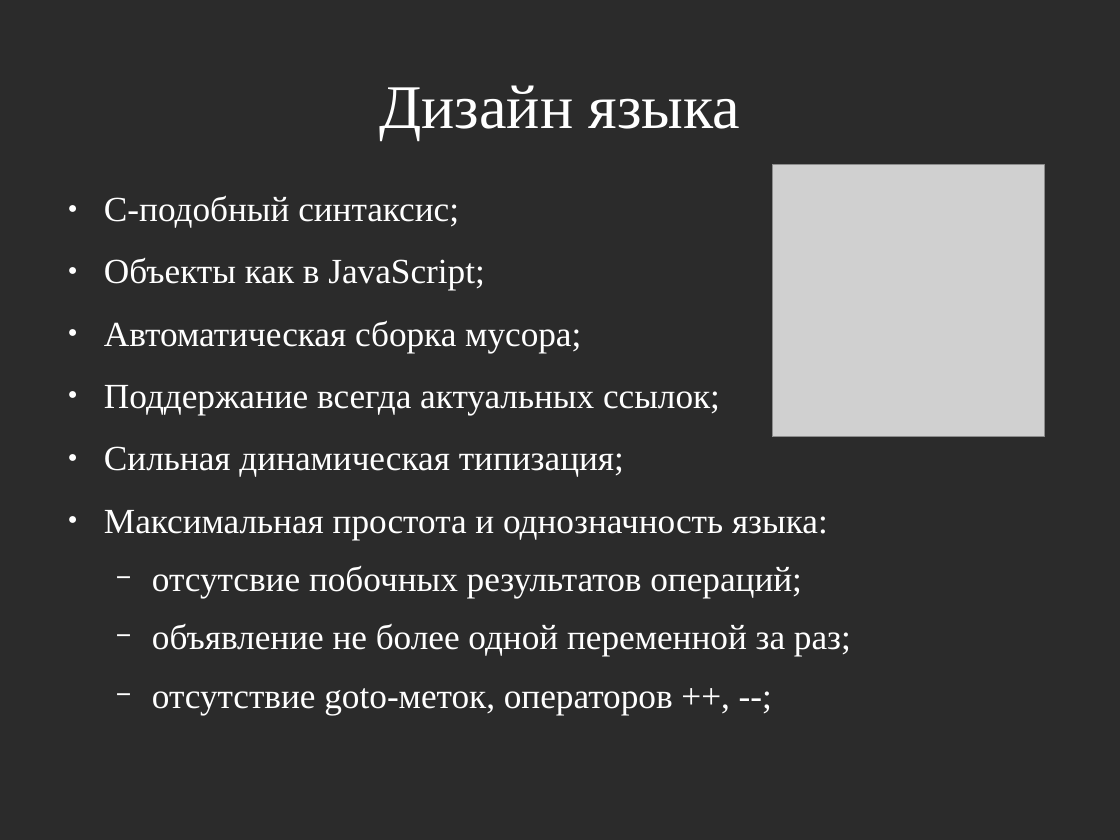
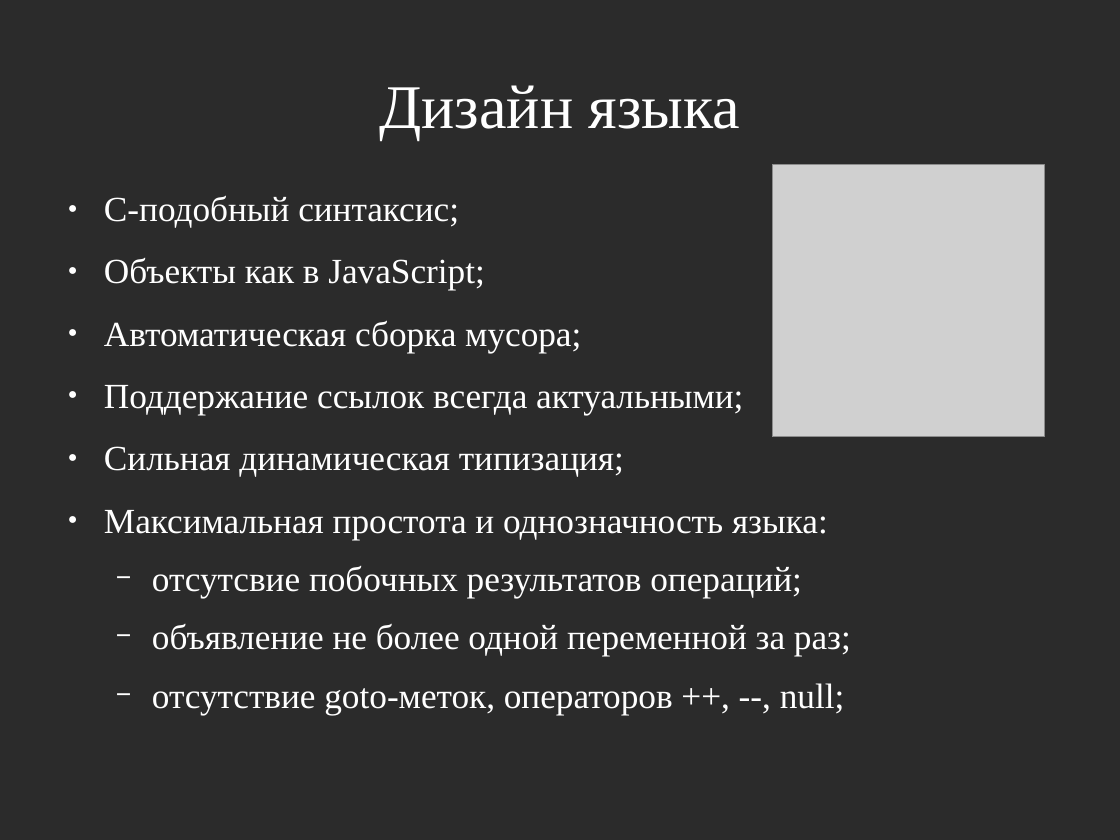
Before and after one commit to masyagin1998/GCI, a slide deck: slide 3 of docs/presentation.odp. Drawn at 1120x840 pixels with LibreOffice and Linux fonts; fonts in the diff are those of the drawing; grey boxes stand for pictures; background and template pictures are left out; a plain dark background stands for a picture behind light text. Boxes give left, top, right and bottom in pixels: in the first picture for what was removed or moved away, otherwise in the second. Text is boxed around its words. In the diff, an @@ line names an element or a change of style, - is before the commit and + after.

```diff
--- a/docs/presentation.odp
+++ b/docs/presentation.odp
@@ text at (104, 385, 743, 415): text changed @@
-● Поддержание всегда актуальных ссылок;
+● Поддержание ссылок всегда актуальными;
@@ text at (152, 683, 845, 715): text changed @@
-  − отсутствие goto-меток, операторов ++, --;
+  − отсутствие goto-меток, операторов ++, --, null;
```
Also in this commit, not shown: 4 other slides changed, 6 slides added, 7 slides removed, 38 other files.
